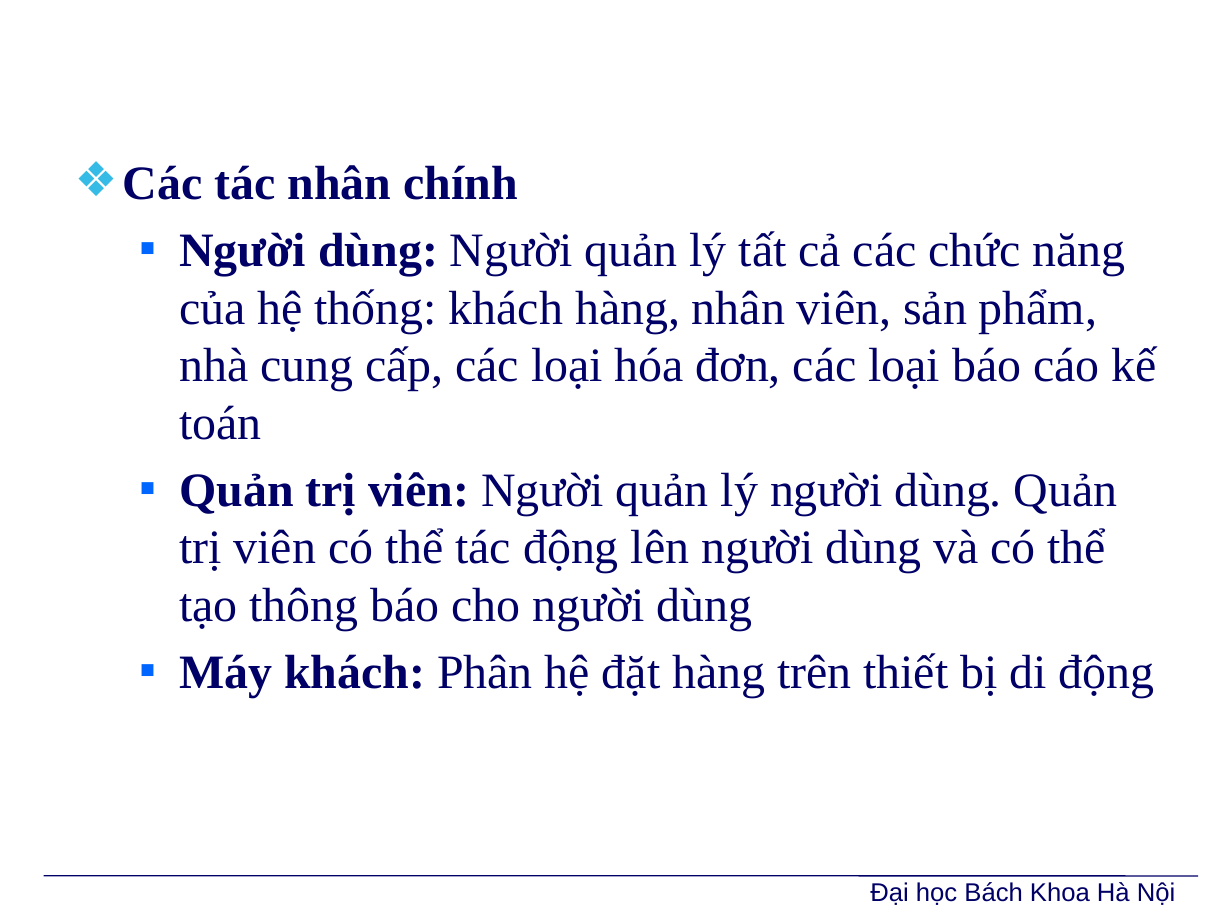
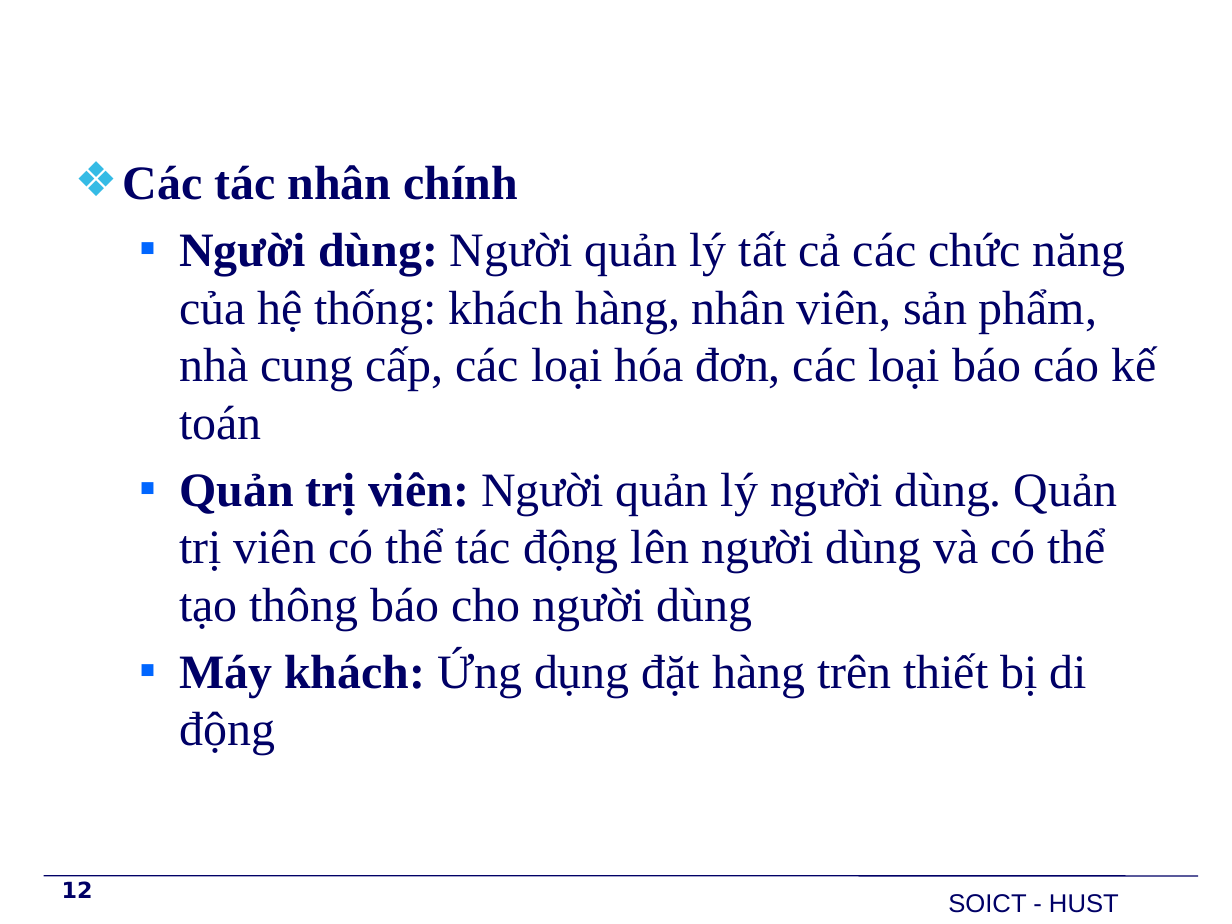
Before and after one commit to PhoenixNguyen/Graduate_Project, a slide deck: slide 12 of Report/BaoVe/TrinhDien/Slide.pptx. Drawn at 1232x924 pixels with LibreOffice and Linux fonts; fonts in the diff are those of the drawing; background and template pictures are left out. Boxes give left, top, right and bottom in pixels: in the first picture for what was removed or moved away, otherwise in the second. Text is boxed around its words. In the diff, an @@ line names an element or a change of style, - is before the commit and + after.

```diff
--- a/Report/BaoVe/TrinhDien/Slide.pptx
+++ b/Report/BaoVe/TrinhDien/Slide.pptx
@@ text at (179, 651, 1086, 755): text changed @@
-  ▪ Máy khách: Phân hệ đặt hàng trên thiết bị di động
+  ▪ Máy khách: Ứng dụng đặt hàng trên thiết bị di động
@@ page number added at (62, 881, 93, 898), 13 pt, text #000066, bold @@
+12
@@ text removed at (870, 882, 1175, 905) @@
-Đại học Bách Khoa Hà Nội
@@ text added at (948, 894, 1119, 913), 15 pt, text #000066 @@
+SOICT - HUST
```
Also in this commit, not shown: 25 other slides changed, 4 slides added, 11 slides removed, 4 other files.
